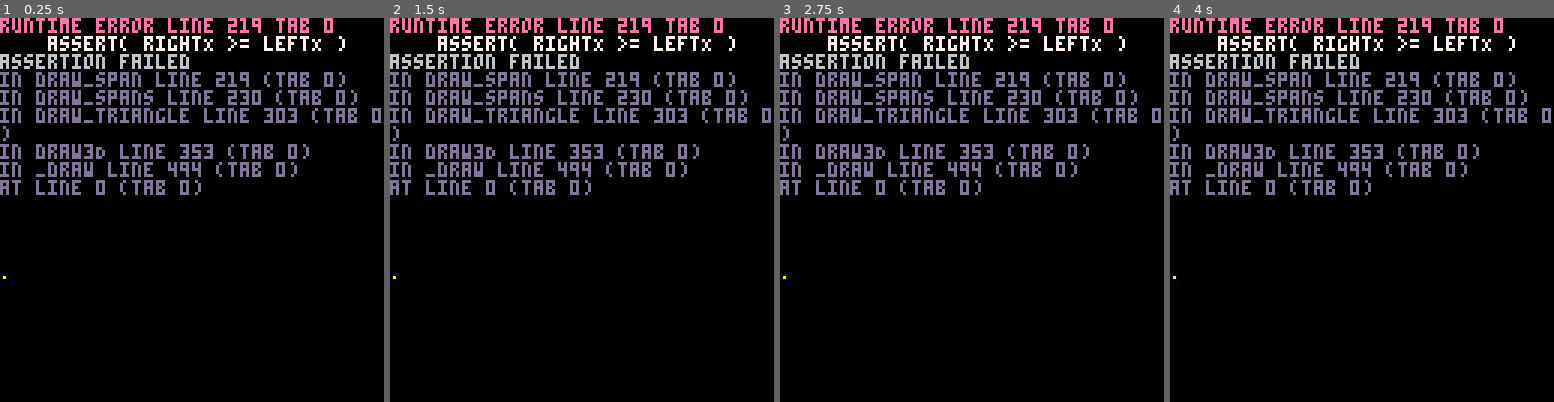
Above: before the commit, frames 1-4 (left to right).
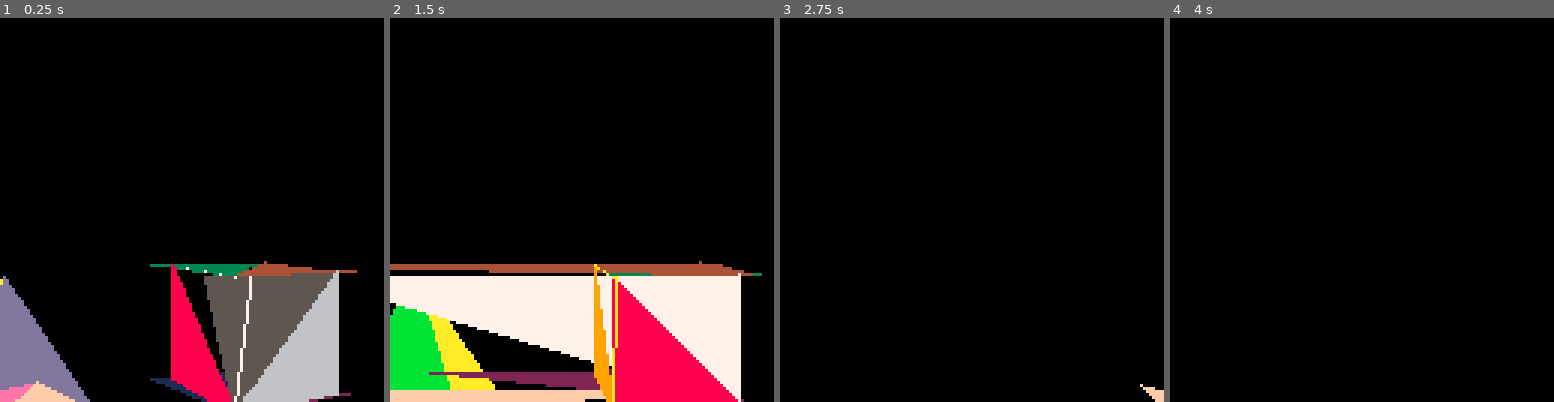
Above: after the commit, the same moments.

Repository: ajbowen249/pico83D
Game: PICO-8 cartridge t2.p8
Two runs of this game, one before a commit and one after it. Both use one fixed random seed, a clock stepped at 60 frames per second and the inputs below.
Inputs:
- Up to frame 1 (0.25 s): no input
- Up to frame 2 (1.5 s): tap O (Z key) at 0.33, 0.7, 1.43 s; tap X (X key) at 1.07 s
- Up to frame 3 (2.75 s): hold Left 1.97-2.37 s; tap X (X key) at 2.07, 2.4, 2.73 s; tap O (Z key) at 2.22 s; hold Down from 2.42 s (still down)
- Up to frame 4 (4 s): release Down at 2.82 s; hold Right 2.87-3.53 s; tap X (X key) at 3.07, 3.4, 3.73 s; tap O (Z key) at 3.1, 3.98 s; hold Up from 3.58 s (still down)

The runs differ from the first frame. In frame 1, 29% of the frame differs, in the area x 0-100%, y 0-100%; in frame 2, 40%; in frame 3, 11%; in frame 4, 11%.
Error before the commit: runtime error line 219 tab 0; assert( rightX >= leftX ); assertion failed

Commit message:
getting close with Jeff's rasterizer

Diff:
--- a/t2.p8
+++ b/t2.p8
@@ -220,7 +220,11 @@
 end
 
 function draw_span( leftX, rightX, row, color )
-    assert( rightX >= leftX )
+    if rightX <= leftX then
+        -- extreme slopes can make these pass eachother
+        -- when stepping on discrete Ys
+        rightX = leftX
+    end
     line( flr( leftX ), row, flr( rightX ), row, color )
 end
 
@@ -272,6 +276,19 @@
         rigtmost = temp
     end
 
+    -- If there was a tie for top and a limb, make sure the limbs are actually left/right of top
+    if leftmost.y == topmost.y and topmost.x < leftmost.x then
+        local temp = leftmost
+        leftmost = topmost
+        topmost = temp
+    end
+
+    if rigtmost.y == topmost.y and topmost.x > rigtmost.x then
+        local temp = rigtmost
+        rigtmost = topmost
+        topmost = temp
+    end
+
     assert( rigtmost.x >= leftmost.x )
 
     -- Lastly, find the bottommost vertex
@@ -286,56 +303,58 @@
 
     local leftDeltaY = leftmost.y - topmost.y
     local rigtDeltaY = rigtmost.y - topmost.y
-    if leftDeltaY <= 0 or rigtDeltaY <= 0 then
-        -- Degenerate: left point is at same Y level as top
-        -- TODO
-        return
-    end
-
-    assert( leftDeltaY > 0 )
-    assert( rigtDeltaY > 0 )
-
-    leftStepX = ( leftmost.x - topmost.x ) / leftDeltaY
-    rigtStepX = ( rigtmost.x - topmost.x ) / rigtDeltaY
-
-    -- Fill from the top to the higher of left or right.
-
+    local leftX = -1
+    local rightX = -1
+    local color=face[4] -- TODO Textures
     local topLimb = leftmost.y < rigtmost.y and leftmost or rigtmost
     local targetY = topLimb.y
 
-    local color=face[4] -- TODO Textures
-    local leftX, rightX = draw_spans( topmost.x, topmost.x, topmost.y, targetY, leftStepX, rigtStepX, color )
+    local drewTop=false
+
+    if leftDeltaY > 0 and rigtDeltaY > 0 then
+        leftStepX = ( leftmost.x - topmost.x ) / leftDeltaY
+        rigtStepX = ( rigtmost.x - topmost.x ) / rigtDeltaY
+
+        -- Fill from the top to the higher of left or right.
+        leftX, rightX = draw_spans( topmost.x, topmost.x, topmost.y, targetY, leftStepX, rigtStepX, color )
+        drewTop=true
+    elseif leftDeltaY <= 0 and rigtDeltaY <= 0 then
+        --TODO: It's a straight line
+        return
+    end
 
     -- Fill from this Y value downward to the next limb.
-
-    -- TODO Trying to get the above working first.
-    -- if topLimb == leftmost then
-    --     local leftDeltaY = bottommost.y - leftmost.y
-
-    --     if leftDeltaY <= 0 then
-    --         -- Degenerate: left point is at same Y level as bottom
-    --         -- TODO
-    --         return
-    --     end
-
-    --     leftX = leftmost.x
-    --     leftStepX = ( bottommost.x - leftX ) / leftDeltaY
-
-    -- else
-    --     local rigtDeltaY = bottommost.y - rigtmost.y
-
-    --     if rigtDeltaY <= 0 then
-    --         -- Degenerate: right point is at same Y level as bottom
-    --         -- TODO
-    --         return
-    --     end
-
-    --     rightX = rigtmost.x
-    --     rigtStepX = ( bottommost.x - rightX ) / rigtDeltaY
-    -- end
-
-    -- assert( leftX <= rightX )
-    -- draw_spans( leftX, rightX, targetY, bottommost.y, leftStepX, rigtStepX, color )
+    if topLimb == leftmost then
+        local leftDeltaY = bottommost.y - leftmost.y
+
+        if leftDeltaY <= 0 then
+            -- There's no way for a triangle to have a flat top
+            -- AND a flat bottom
+            assert(drewTop)
+            return
+        end
+
+        leftStepX = ( bottommost.x - leftX ) / leftDeltaY
+    else
+        local rigtDeltaY = bottommost.y - rigtmost.y
+
+        if rigtDeltaY <= 0 then
+            -- There's no way for a triangle to have a flat top
+            -- AND a flat bottom
+            assert(drewTop)
+            return
+        end
+
+        rigtStepX = ( bottommost.x - rightX ) / rigtDeltaY
+    end
+
+    if not drewTop then
+        leftX = leftmost.x < topmost.x and leftmost.x or topmost.x
+        rightX = rigtmost.x > topmost.x and rigtmost.x or topmost.x
+    end
+
+    --assert( leftX <= rightX )
+    draw_spans( leftX, rightX, targetY, bottommost.y, leftStepX, rigtStepX, color )
 
 end
 
@@ -497,8 +516,14 @@
     cls()
     draw3D()
 end
-
---draw3D()
+draw3D()
+
+--testface = {0,0,0,12}
+--tv1 = {0,30,0}
+--tv2 = {30,30,0}
+--tv3 = {30,60,0}
+--cls()
+--draw_triangle(testface,tv2,tv3,tv1)
 
 __gfx__
 ccc11111000000000000000000000000000000000000000000000000000000000000000000000000000000000000000000000000000000000000000000000000
